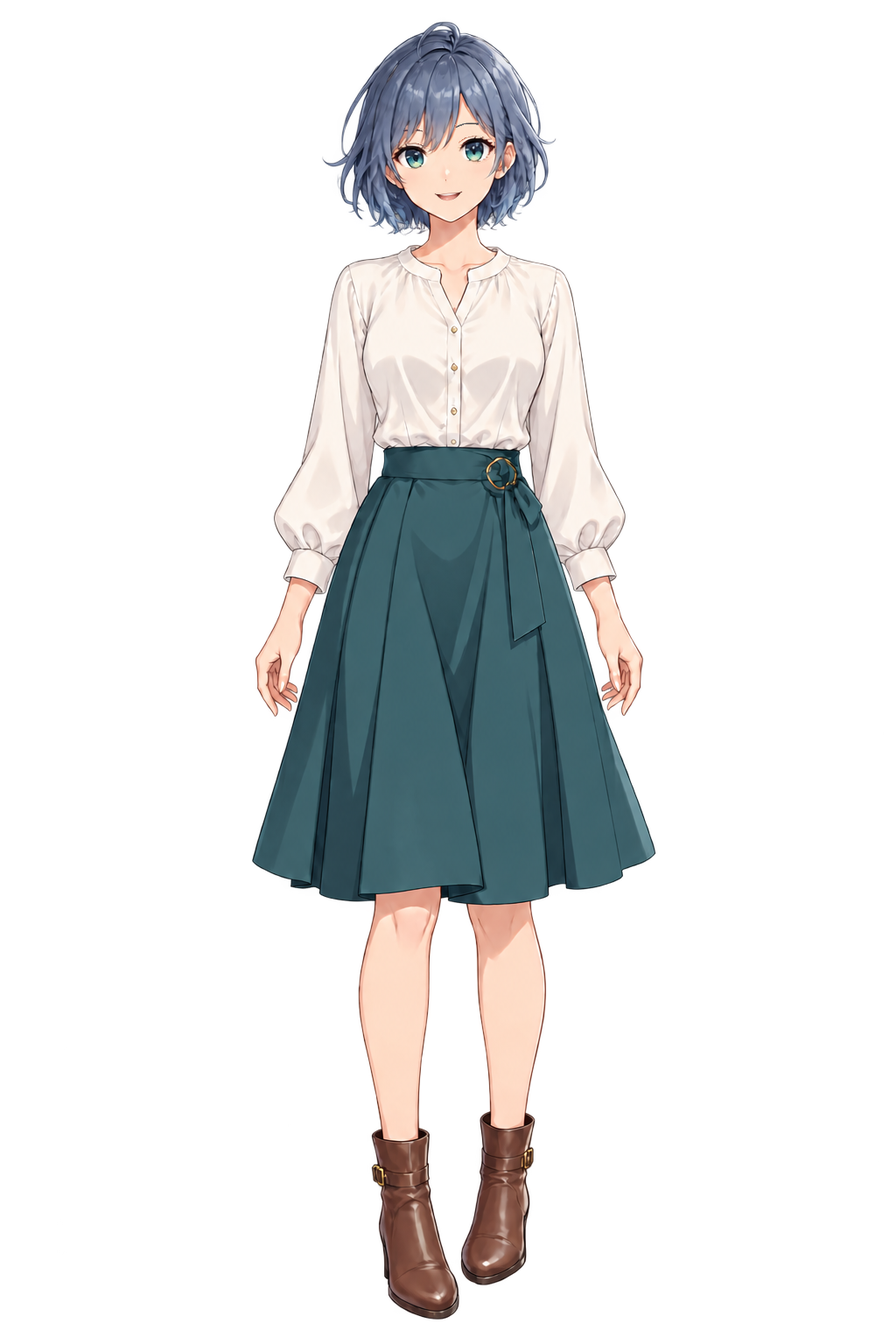
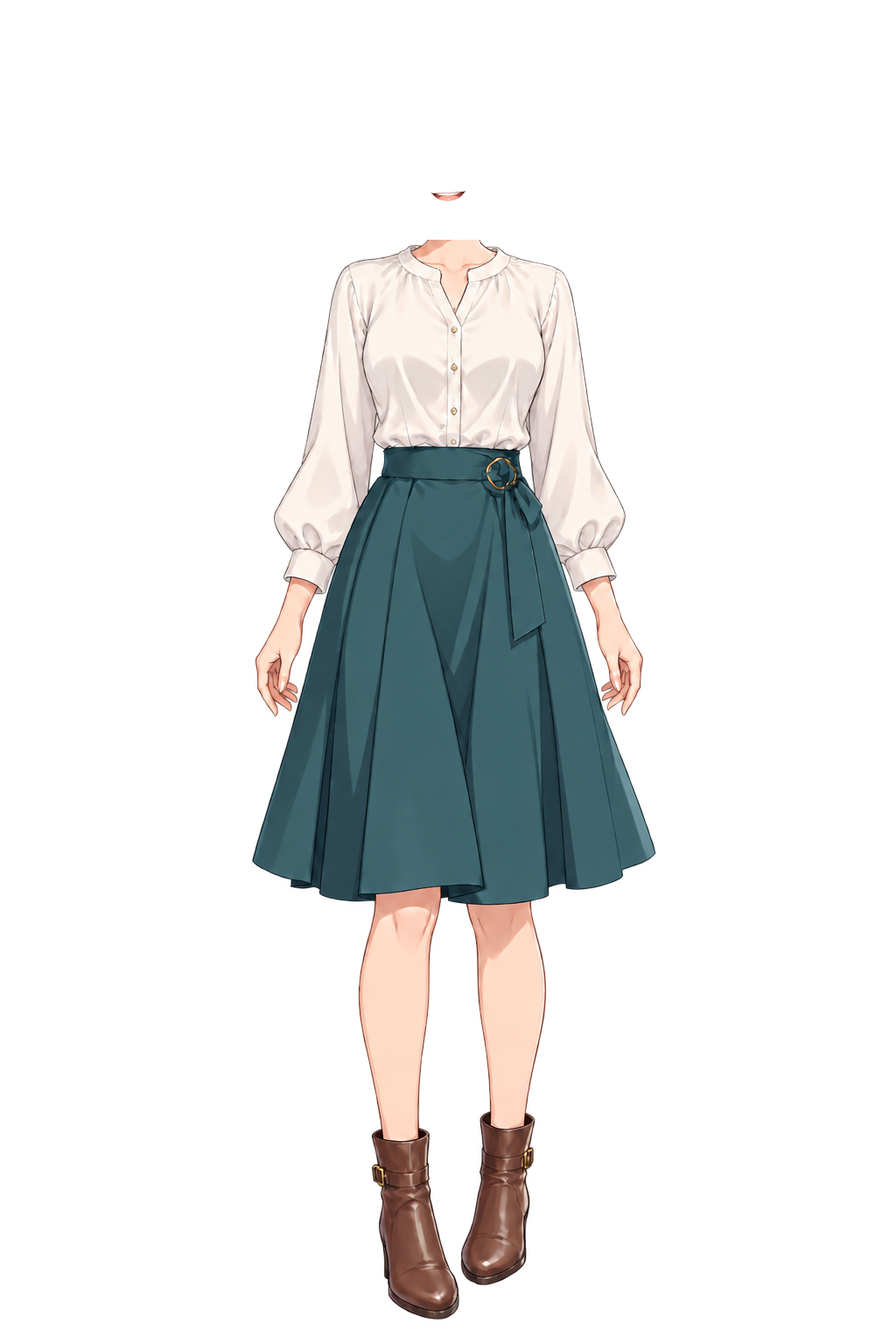
Comparing the layer stacks of the two 896x1344 images. Changes:
added group "目差分6種（両目・確認用）" with 6 layers in group "矩形分離（元画素・拡縮なし）" over 387, 132, 500, 172
hid "目（両目・元画素）" over 390, 133, 496, 171
added group "眉差分8種（両眉・確認用）" with 8 layers in group "矩形分離（元画素・拡縮なし）" over 404, 113, 487, 134
hid "眉（両眉・元画素）" over 403, 122, 479, 133
added group "口差分9種（再試験・確認用）" with 9 layers in group "矩形分離（元画素・拡縮なし）" over 430, 178, 468, 215
added layer "05 い" in group "口差分9種（再試験・確認用）" over 430, 181, 468, 210
hid "口差分（少し開く・試験）" over 433, 190, 463, 202
added group "頭部・体分離（原寸・確認用）" with 11 layers in group "矩形分離（元画素・拡縮なし）" over 321, 20, 557, 240
hid "ベース（目・眉・口消去済み）" over 321, 20, 557, 240
